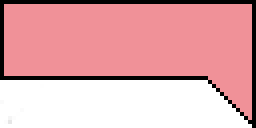
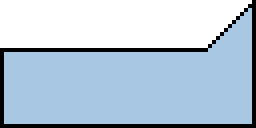
The second 256 × 128 image is a revision of the first. Changes to its layers:
showed "Sichtbar #1", moved it above "Sichtbar", painted on it over [0, 0, 252, 128]
hid "Sichtbar", painted on it over [0, 0, 252, 128]
